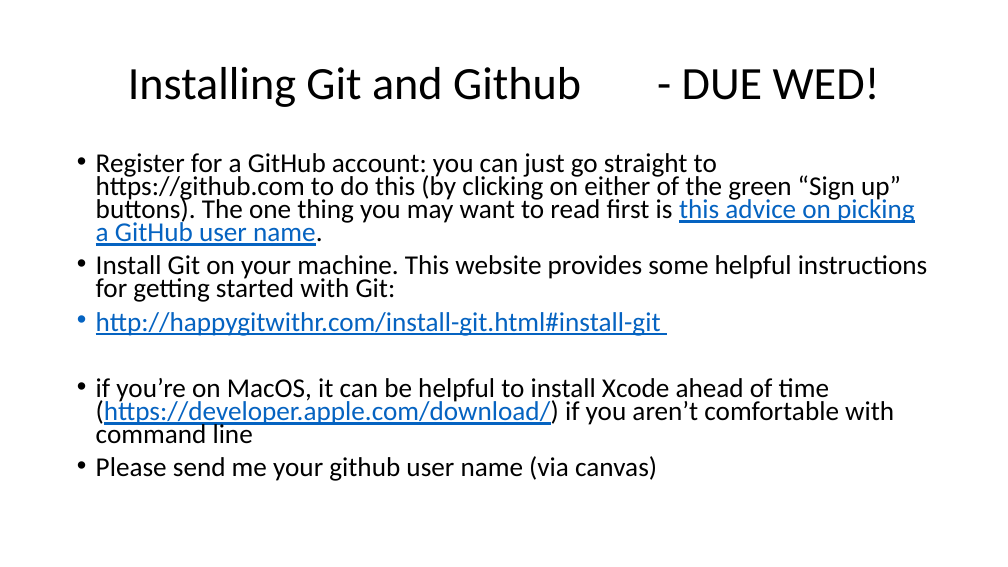
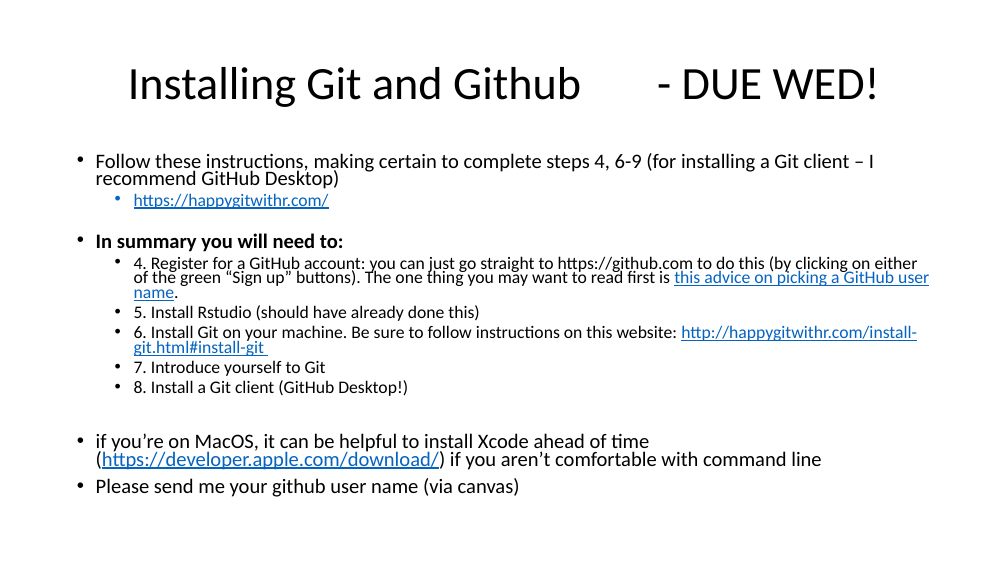
Before and after one commit to VTQuantMethodsEEB/klangwig, a slide deck: slide 3 of lectures/week_1_intro_to_R/ex1_intro_to_R.pptx (slide 7 before the commit). Drawn at 1008x567 pixels with LibreOffice and Linux fonts; fonts in the diff are those of the drawing. Boxes give left, top, right and bottom in pixels: in the first picture for what was removed or moved away, otherwise in the second. Text is boxed around its words. In the diff, an @@ line names an element or a change of style, - is before the commit and + after.

```diff
--- a/lectures/week_1_intro_to_R/ex1_intro_to_R.pptx
+++ b/lectures/week_1_intro_to_R/ex1_intro_to_R.pptx
@@ text at (96, 153, 929, 396): text changed; size 25.9 to 16.8 pt @@
-• Register for a GitHub account: you can just go straight to https://github.com to do this (by clicking on either of the green “Sign up” buttons). The one thing you may want to read first is this advice on picking a GitHub user name.
-• Install Git on your machine. This website provides some helpful instructions for getting started with Git:
-• http://happygitwithr.com/install-git.html#install-git
+• Follow these instructions, making certain to complete steps 4, 6-9 (for installing a Git client – I recommend GitHub Desktop)
+  • https://happygitwithr.com/
+• In summary you will need to:
+  • 4. Register for a GitHub account: you can just go straight to https://github.com to do this (by clicking on either of the green “Sign up” buttons). The one thing you may want to read first is this advice on picking a GitHub user name.
+  • 5. Install Rstudio (should have already done this)
+  • 6. Install Git on your machine. Be sure to follow instructions on this website: http://happygitwithr.com/install-git.html#install-git
+  • 7. Introduce yourself to Git
+  • 8. Install a Git client (GitHub Desktop!)
@@ text at (96, 433, 821, 497): size 25.9 to 19.6 pt in "if you’re on MacOS, it can be ...", "Please send me your github user name ..." @@
```
Also in this commit, not shown: 4 slides removed, 2 other files.
